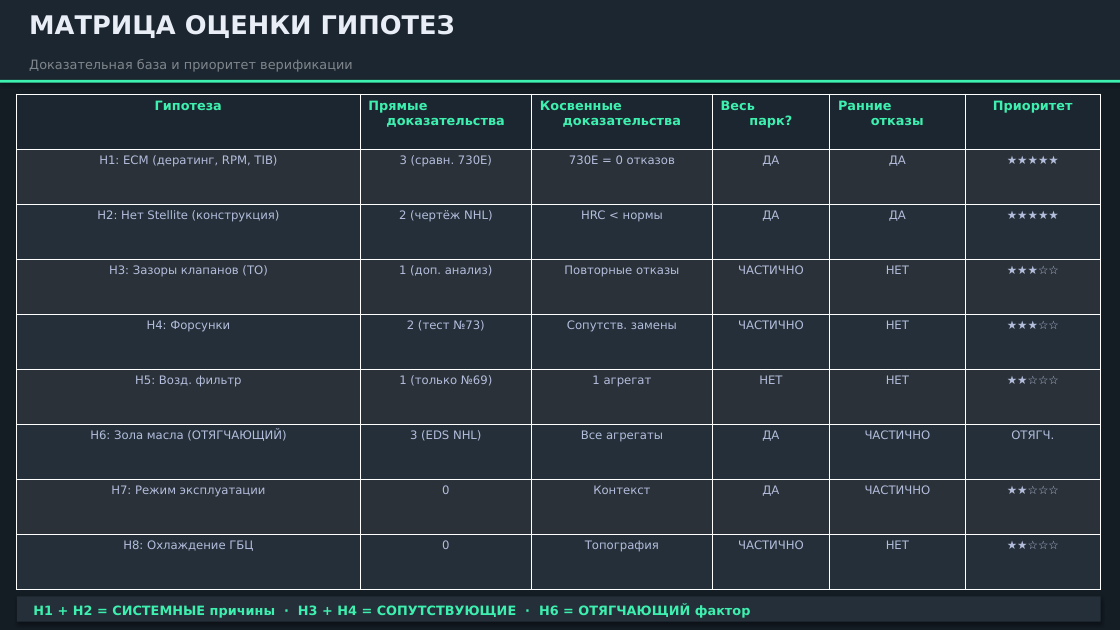
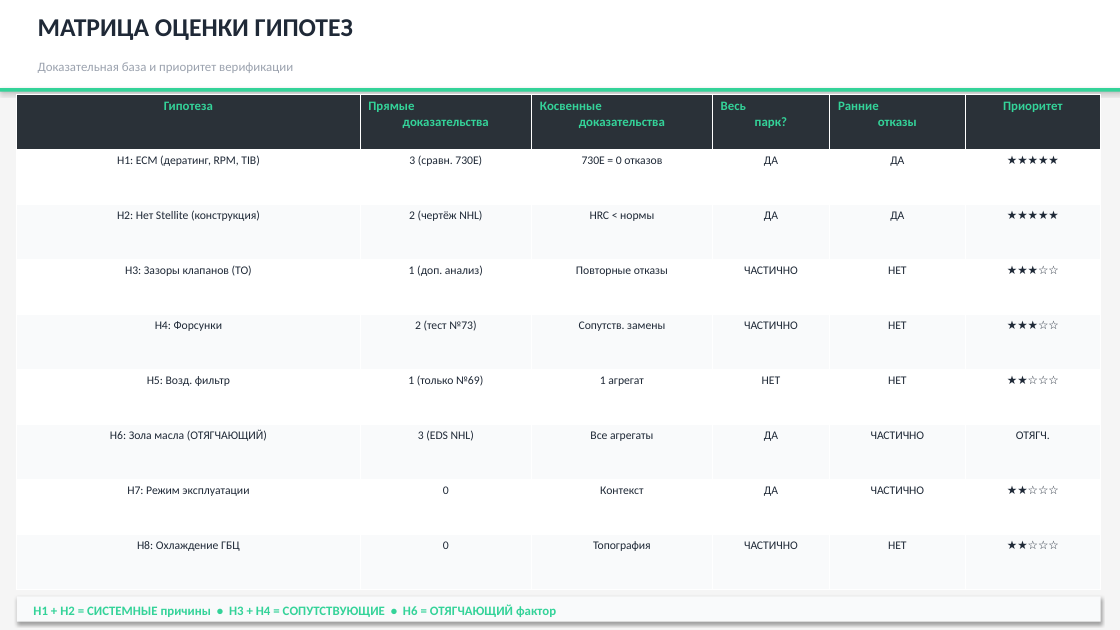
Before and after one commit to victorekuznetsov/NTE200, a slide deck: slide 16 of Презентация_анализ_клапанов_QSK50_NTE200.pptx. Drawn at 1120x630 pixels with LibreOffice and Linux fonts; fonts in the diff are those of the drawing. Boxes give left, top, right and bottom in pixels: in the first picture for what was removed or moved away, otherwise in the second. Text is boxed around its words. In the diff, an @@ line names an element or a change of style, - is before the commit and + after.

```diff
--- a/Презентация_анализ_клапанов_QSK50_NTE200.pptx
+++ b/Презентация_анализ_клапанов_QSK50_NTE200.pptx
@@ background #141C24 to #F5F5F5 @@
@@ rectangle: place and size @@
-rectangle at box(0, 0, 1120, 80)
+rectangle at box(0, 0, 1120, 88)
@@ rectangle at box(0, 0, 1120, 88): fill #1C2630 to #FFFFFF @@
@@ text "МАТРИЦА ОЦЕНКИ ГИПОТЕЗ": place and size @@
-text "МАТРИЦА ОЦЕНКИ ГИПОТЕЗ" at box(29, 15, 455, 38)
+text "МАТРИЦА ОЦЕНКИ ГИПОТЕЗ" at box(38, 19, 353, 40)
@@ text "МАТРИЦА ОЦЕНКИ ГИПОТЕЗ" at box(38, 19, 353, 40): font DejaVu Sans to Calibri, text colour #E8EDF6 to #1F2937 @@
@@ text "Доказательная база и приоритет верификации": place and size @@
-text "Доказательная база и приоритет верификации" at box(29, 59, 352, 72)
+text "Доказательная база и приоритет верификации" at box(38, 62, 293, 73)
@@ text "Доказательная база и приоритет верификации" at box(38, 62, 293, 73): font DejaVu Sans to Calibri, text colour #80868B to #9CA3AF @@
@@ rectangle: place and size @@
-rectangle at box(0, 80, 1120, 83)
+rectangle at box(0, 88, 1120, 92)
@@ rectangle at box(0, 88, 1120, 92): fill #3EF0AF to #34D399 @@
@@ table at box(17, 94, 1100, 590) @@
@@ fill #1C2630 to #2A3138 in row 1 @@
@@ fill #2A3138 to #FFFFFF in 24 cells @@
@@ fill #242F39 to #F9FAFB in 24 cells @@
@@ font DejaVu Sans to Calibri @@
@@ text colour #3EF0AF to #34D399 in "Гипотеза", "Прямые доказательства", "Косвенные доказательства", "Весь парк?" and 2 more places @@
@@ text colour #B3BDDC to #1F2937 in "H1: ECM (дератинг, RPM, TIB)", "3 (сравн. 730E)", "730E = 0 отказов", "ДА" and 44 more places @@
@@ rectangle at box(17, 597, 1101, 622): fill #242F39 to #F9FAFB @@
@@ text at box(33, 604, 556, 617): text changed; font DejaVu Sans to Calibri; text colour #3EF0AF to #34D399 @@
-H1 + H2 = СИСТЕМНЫЕ причины · H3 + H4 = СОПУТСТВУЮЩИЕ · H6 = ОТЯГЧАЮЩИЙ фактор
+H1 + H2 = СИСТЕМНЫЕ причины • H3 + H4 = СОПУТСТВУЮЩИЕ • H6 = ОТЯГЧАЮЩИЙ фактор
```
Also in this commit, not shown: 13 other slides changed, 6 slides added, 6 slides removed, 1 other file.
